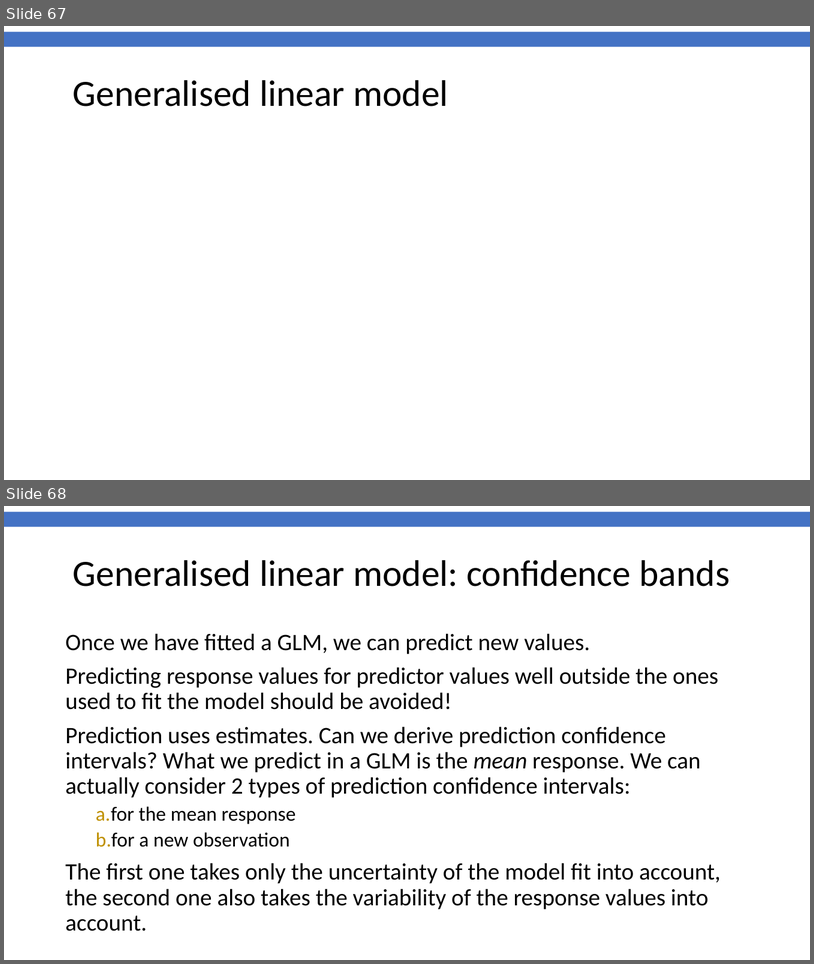
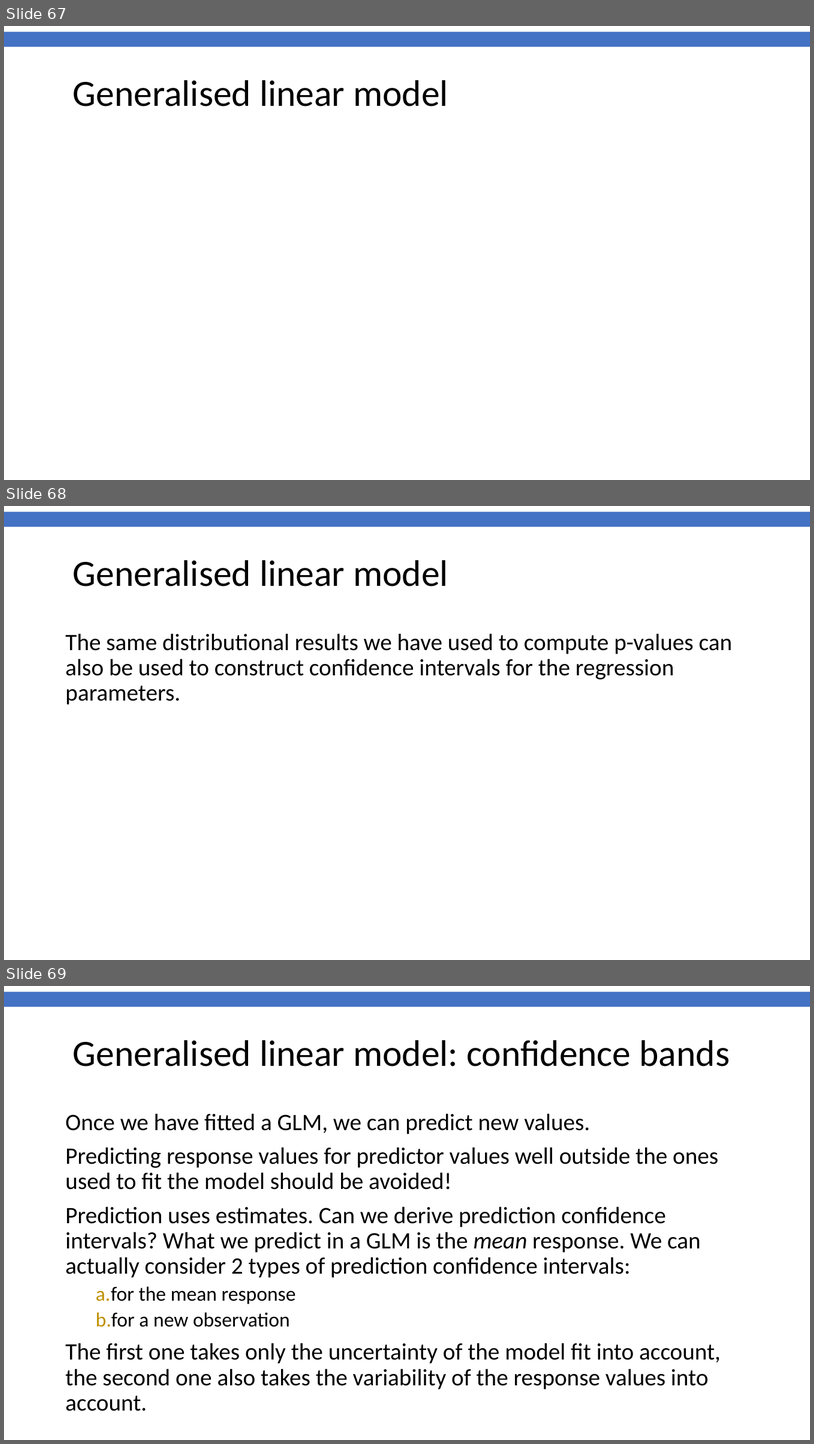
Before and after one commit to gitMarcH/COM_STA621_2020, a slide deck: COM_MScBioinformatics_2020_Session6.pptx. Shown one above the other, each under a label of ours: slides 67 and 68 before the commit, slides 67, 68 and 69 after it. The pictures are 814x964 and 814x1444 pixels, drawn with LibreOffice and Linux fonts; fonts in the diff are those of the drawing; background and template pictures are left out. Boxes give left, top, right and bottom in pixels: in the first picture for what was removed or moved away, otherwise in the second. Text is boxed around its words. In the diff, an @@ line names an element or a change of style, - is before the commit and + after.

```diff
--- a/COM_MScBioinformatics_2020_Session6.pptx
+++ b/COM_MScBioinformatics_2020_Session6.pptx
@@ slide 68 added at bbox=[4, 506, 810, 960], background #FFFFFF; not listed: 1 template element that a slide beside it also shows @@
@@ title added at bbox=[73, 560, 449, 586], 44 pt, text #000000 @@
+Generalised linear model
@@ text added at bbox=[65, 633, 733, 705], 28 pt, text #000000 @@
+The same distributional results we have used to compute p-values can also be used to construct confidence intervals for the regression parameters.
@@ what was slide 68 is now slide 69 @@
```
Also in this commit, not shown: 3 slides changed, 1 other file.
